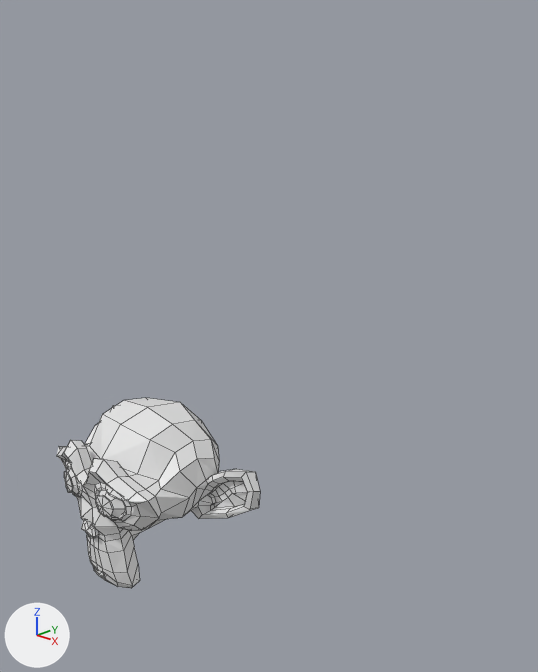
Two versions of the Blender file model/laptop.blend, one commit apart.
One viewpoint serves both versions: a 50 mm camera at (6.53, -5.73, 4.6) aimed at (1.47, -0.57, 2.13). Arrows for +X, +Y and +Z are at lower left; the lights stay in place. Mesh edges are drawn as thin lines.

The first picture shows 'Suzanne'.
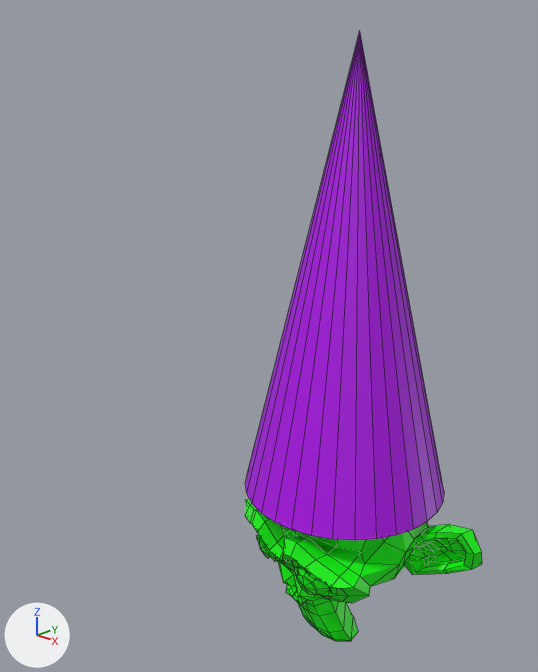
What changed in the scene script:
```text
Add mat_material:
    mat_material = principled_material('Material')
    mat_material.base_color = (0.00167, 1.0, 0.0)  # green #06ff00
Add mat_material_001:
    mat_material_001 = principled_material('Material.001')
    mat_material_001.base_color = (0.419, 0.0, 0.801)  # purple #ad00e7
Change me_suzanne:
    where me_suzanne.from_pydata(...)  # 507 vertices, 500 faces; spans x -1.37..1.37, y -0.85..0.85, z -0.98..0.98
    add me_suzanne.materials.append(mat_material)  # green #06ff00
Add me_cone:
    me_cone.from_pydata(...)  # a 32-sided cone pointing to +z spanning x -1.0..1.0, y -1.0..1.0, z -1.0..1.0
    me_cone.materials.append(mat_material_001)  # purple #ad00e7
Change ob_suzanne:
    ob_suzanne.location: (0.16, -1.26, 0.14) -> (2.43, -0.38, 0.14)
    ob_suzanne.rotation_euler: (0.0, 0.0, 0.0) -> (0.338, 0.0286, -0.167)  # degrees (0, 0, 0) -> degrees (19, 1.6, -9.6)
Add ob_cone:
    ob_cone = bpy.data.objects.new('Cone', me_cone)
    ob_cone.location = (2.39, -0.43, 2.87)
    ob_cone.scale = (0.997, 0.997, 2.13)
```

Pixel boxes (x1, y1, x2, y2) of what changed, in the pictures (538 x 672 px):
'Cone', added (purple): after (245, 32, 444, 540)
'Suzanne', recoloured, moved, turned: before (57, 398, 260, 588); after (245, 499, 482, 642)
